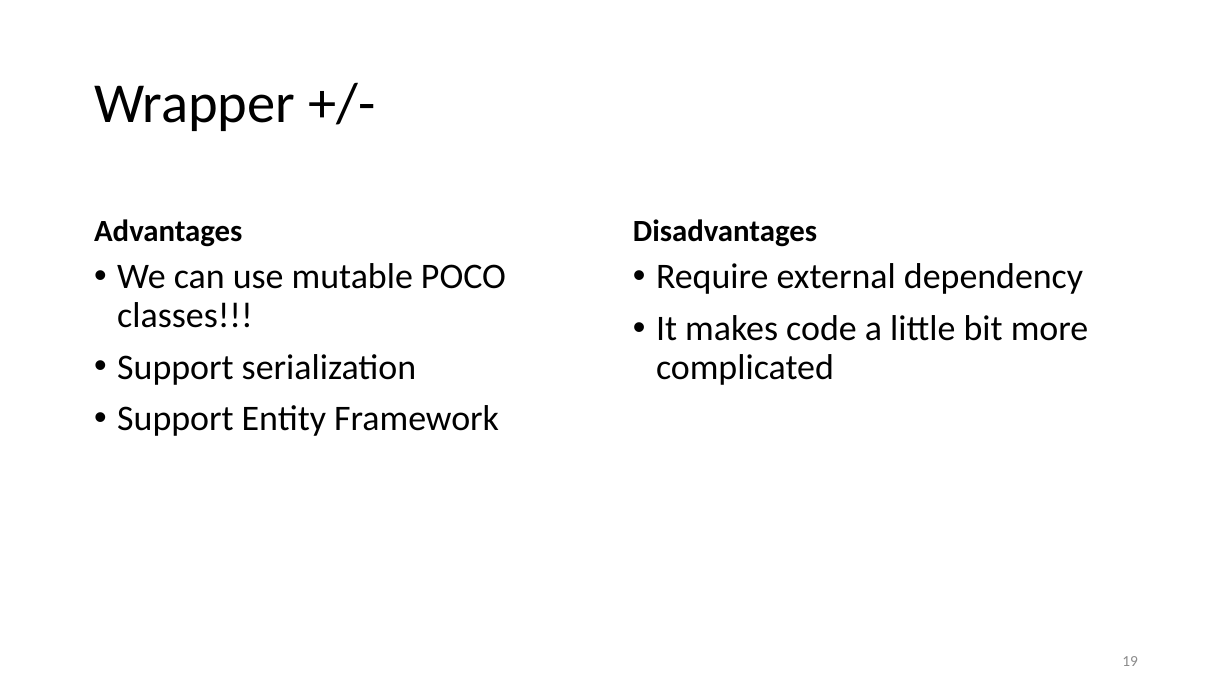
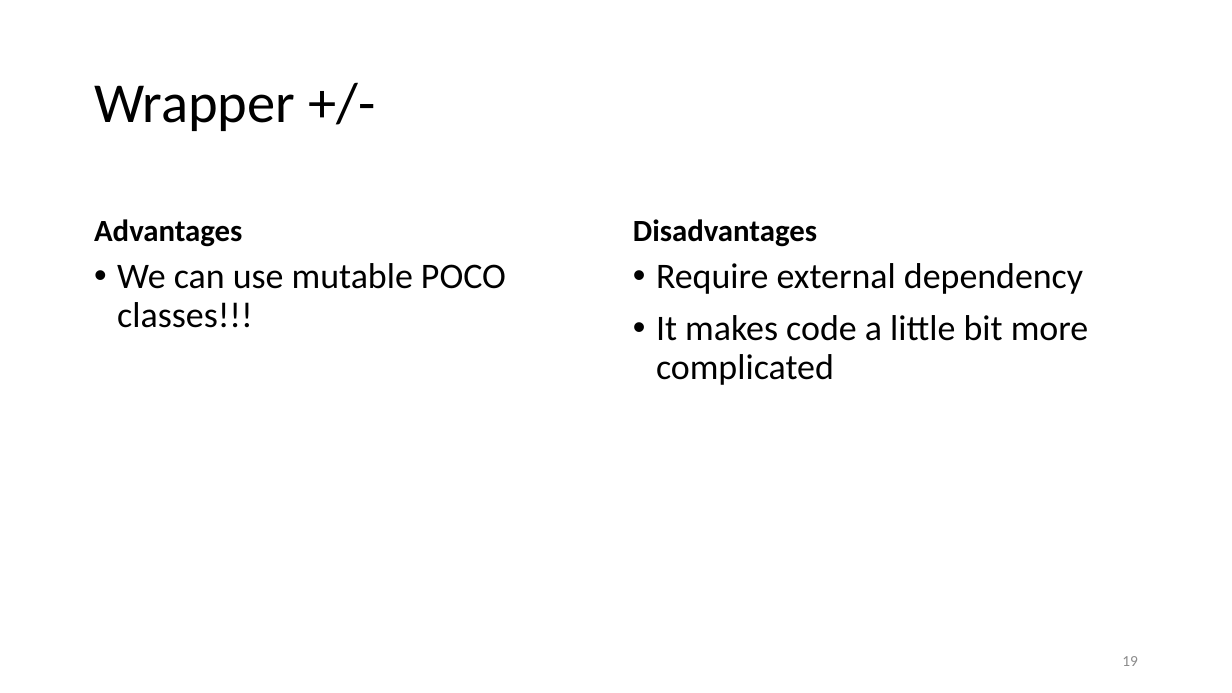
Before and after one commit to kugushev/presentations, a slide deck: slide 19 of Presentation.pptx. Drawn at 1232x693 pixels with LibreOffice and Linux fonts; fonts in the diff are those of the drawing. Boxes give left, top, right and bottom in pixels: in the first picture for what was removed or moved away, otherwise in the second. Text is boxed around its words. In the diff, an @@ line names an element or a change of style, - is before the commit and + after.

```diff
--- a/Presentation.pptx
+++ b/Presentation.pptx
@@ text at (117, 354, 499, 436): paragraphs removed @@
-• Support serialization
-• Support Entity Framework
```
Also in this commit, not shown: 3 other slides changed, 2 other files.
